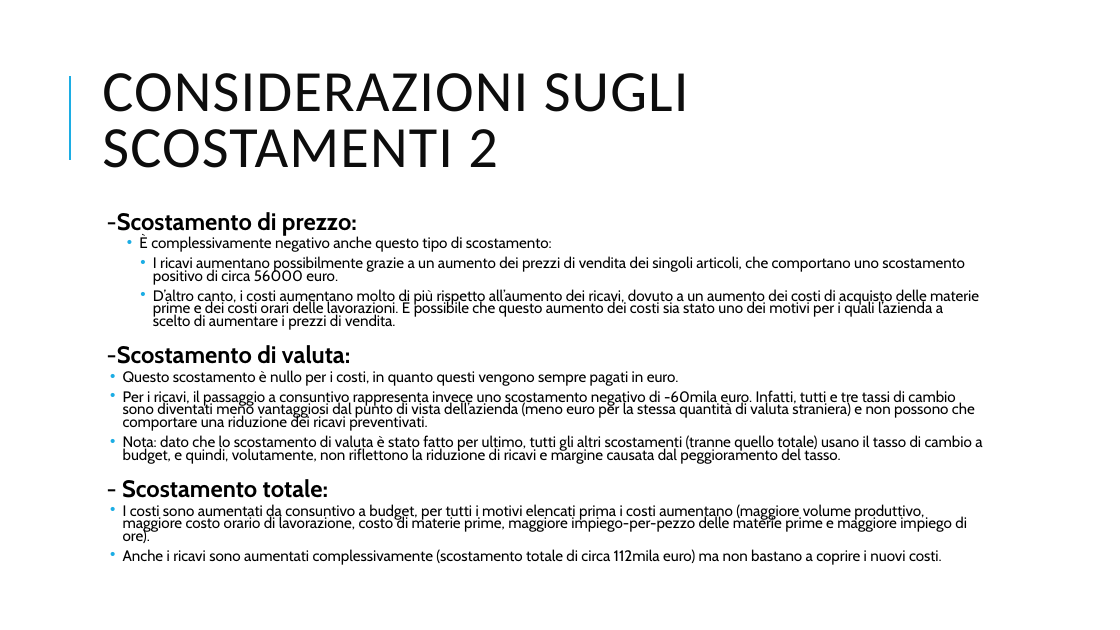
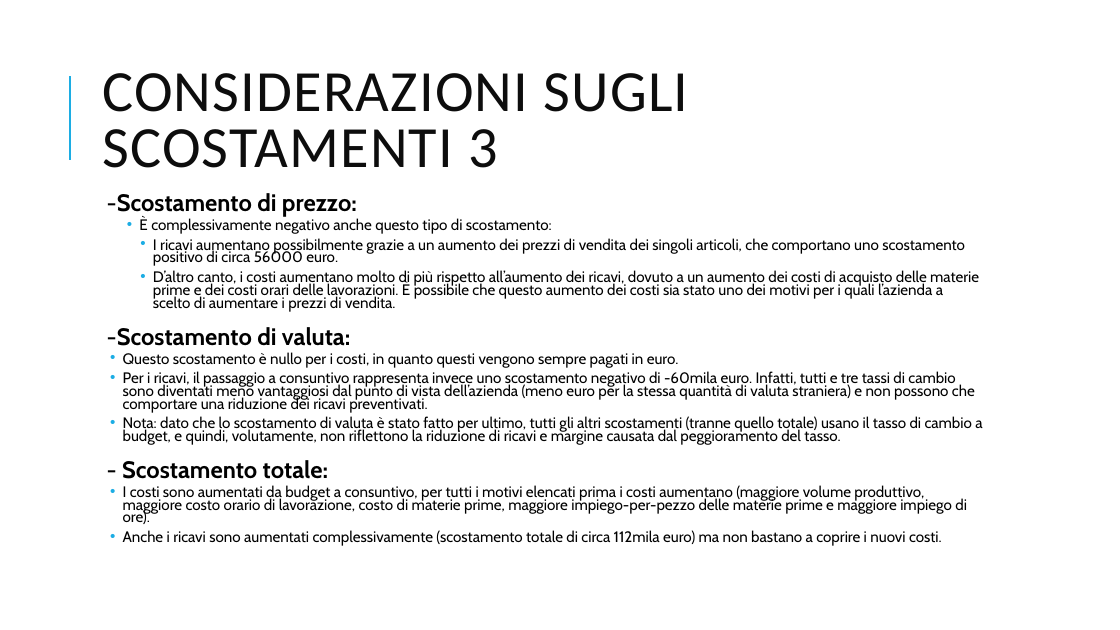
Before and after one commit to VinciGit00/SCGProject, a slide deck: slide 19 of Document/PresentazioneProgetto.pptx (slide 16 before the commit). Drawn at 1120x630 pixels with LibreOffice and Linux fonts; fonts in the diff are those of the drawing. Boxes give left, top, right and bottom in pixels: in the first picture for what was removed or moved away, otherwise in the second. Text is boxed around its words. In the diff, an @@ line names an element or a change of style, - is before the commit and + after.

```diff
--- a/Document/PresentazioneProgetto.pptx
+++ b/Document/PresentazioneProgetto.pptx
@@ title at (102,73,689,168): text changed @@
-CONSIDERAZIONI SUGLI SCOSTAMENTI 2
+CONSIDERAZIONI SUGLI SCOSTAMENTI 3
@@ text "-Scostamento di prezzo:": place and size @@
-text "-Scostamento di prezzo:" at (107,212,982,564)
+text "-Scostamento di prezzo:" at (107,193,982,546)
@@ text at (123,485,967,524): text changed @@
-  • I costi sono aumentati da consuntivo a budget, per tutti i motivi elencati prima i costi aumentano (maggiore volume produttivo, maggiore costo orario di lavorazione, costo di materie prime, maggiore impiego-per-pezzo delle materie prime e maggiore impiego di ore).
+  • I costi sono aumentati da budget a consuntivo, per tutti i motivi elencati prima i costi aumentano (maggiore volume produttivo, maggiore costo orario di lavorazione, costo di materie prime, maggiore impiego-per-pezzo delle materie prime e maggiore impiego di ore).
```
Also in this commit, not shown: 11 other slides changed, 7 slides added, 8 slides removed, 6 other files.
